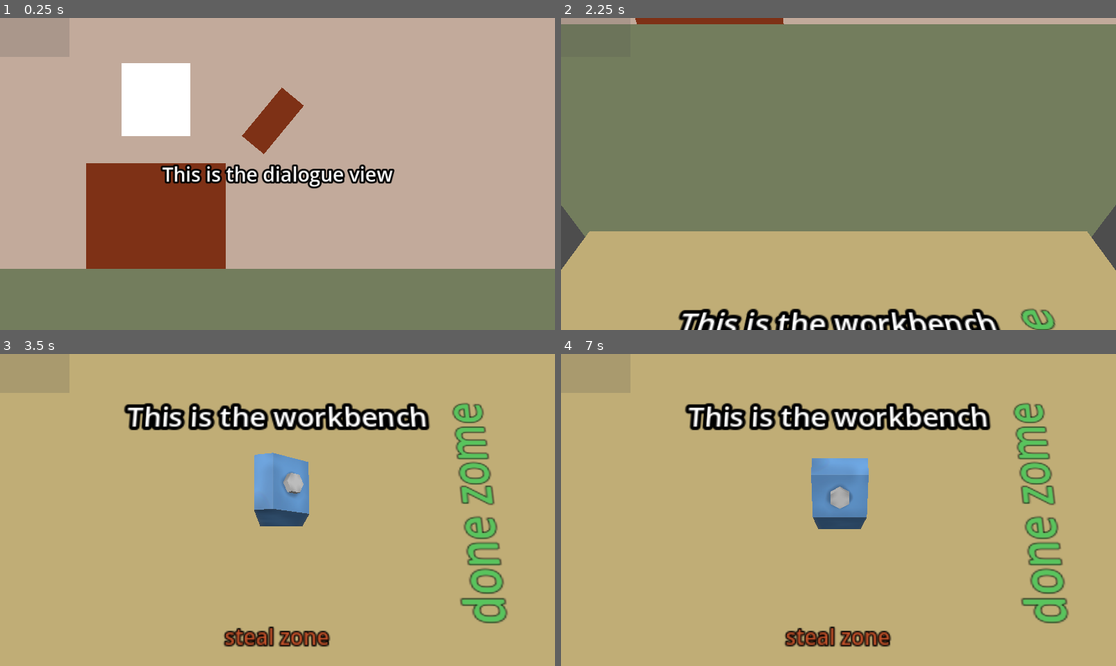
Above: before the commit, frames 1-4 (two rows, left to right).
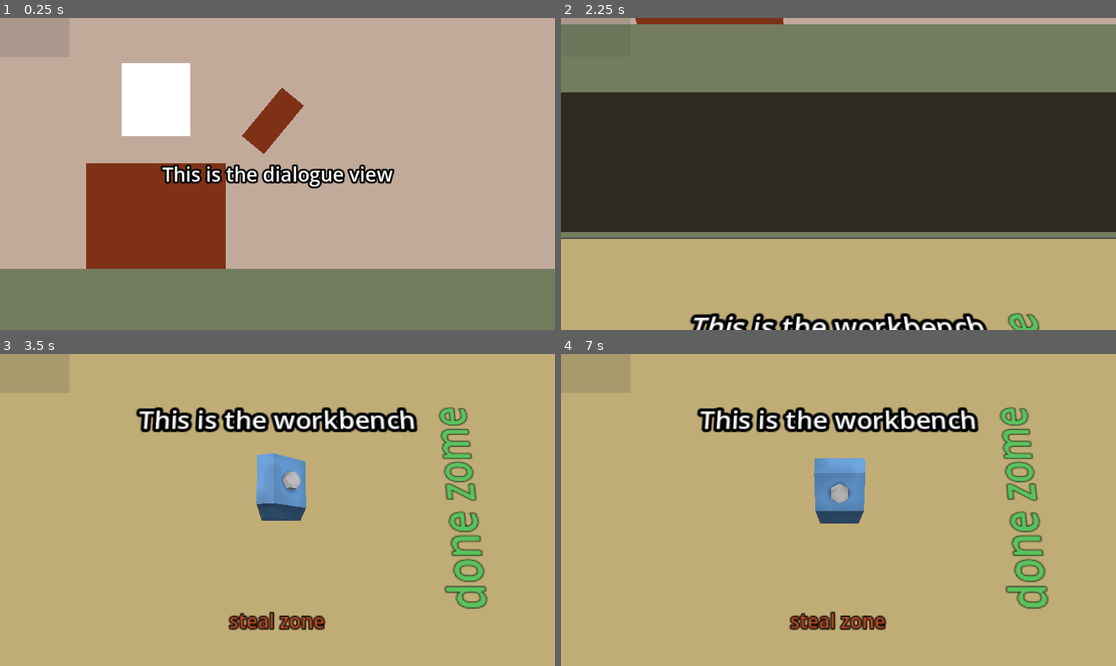
Above: after the commit, the same moments.

Repository: tudormacovei/winter_game
Game: Godot game, scene res://main_game_view/workspace.tscn
Two runs of this game, one before a commit and one after it. Both use one fixed random seed, a clock stepped at 60 frames per second and the inputs below. This scene is started directly instead of the project's main scene.
Inputs:
- Up to frame 1 (0.25 s): no input
- Up to frame 2 (2.25 s): tap Enter at 0.5, 2 s; hold D (object_rotate_right) 0.53-1.28 s; hold S (object_rotate_bottom) 0.53-1.28 s; tap Space at 1.25 s; hold A (object_rotate_left) 1.28-2.03 s; tap W (object_rotate_top) at 1.35 s; hold D (object_rotate_right) from 2.03 s (still down); hold Q (toggle_view) from 2.03 s (still down)
- Up to frame 3 (3.5 s): keep holding D (object_rotate_right); release Q (toggle_view) at 2.78 s; tap S (object_rotate_bottom) at 2.85 s
- Up to frame 4 (7 s): release D (object_rotate_right) at 3.53 s; hold W (object_rotate_top) 3.53-4.28 s; hold A (object_rotate_left) 3.53-5.78 s; tap Q (toggle_view) at 4.35 s; tap Space at 5, 6.5 s; hold S (object_rotate_bottom) 5.03-5.78 s; tap Enter at 5.75 s; hold D (object_rotate_right) from 5.78 s (still down); tap W (object_rotate_top) at 5.85 s; hold Q (toggle_view) from 6.53 s (still down)

The runs differ from the first frame. In frame 2, 50% of the frame differs, in the area x 0-100%, y 23-100%; in frame 3, 10%; in frame 4, 10%.

Commit message:
Re-organize workspace scene

Diff:
--- /dev/null
+++ b/main_game_view/materials/off_black.tres
@@ -0,0 +1,5 @@
+[gd_resource type="StandardMaterial3D" format=3 uid="uid://d0rrs65alkyrs"]
+
+[resource]
+shading_mode = 0
+albedo_color = Color(0.18, 0.17244, 0.1296, 1)
--- a/main_game_view/workspace.tscn
+++ b/main_game_view/workspace.tscn
@@ -1,9 +1,10 @@
-[gd_scene load_steps=12 format=3 uid="uid://qq7fn5km1o4b"]
+[gd_scene load_steps=13 format=3 uid="uid://qq7fn5km1o4b"]
 
 [ext_resource type="Material" uid="uid://3504gcpvku0f" path="res://main_game_view/materials/white.tres" id="1_dkgyy"]
 [ext_resource type="Script" uid="uid://d4gvs2ht2gxk6" path="res://main_game_view/scripts/camera_control.gd" id="1_jt3v7"]
 [ext_resource type="Material" uid="uid://ckao64resnyu5" path="res://main_game_view/materials/grey.tres" id="1_q336l"]
 [ext_resource type="Material" uid="uid://bgnv3408a5txv" path="res://main_game_view/materials/olive_green.tres" id="2_7cfoo"]
+[ext_resource type="Material" uid="uid://d0rrs65alkyrs" path="res://main_game_view/materials/off_black.tres" id="3_6aodu"]
 [ext_resource type="Material" uid="uid://de6i82a3il87d" path="res://main_game_view/materials/pastel_yellow.tres" id="3_i0vej"]
 [ext_resource type="Material" uid="uid://b5qkcsma2jofn" path="res://main_game_view/materials/dark_red.tres" id="3_kvbp6"]
 [ext_resource type="PackedScene" uid="uid://bc01kpxj88dy8" path="res://object_manipulation/object_rotator.tscn" id="4_xo82b"]
@@ -18,41 +19,52 @@
 
 [node name="workspace" type="Node3D"]
 
-[node name="DialogueView" type="MeshInstance3D" parent="."]
-transform = Transform3D(4, 0, 0, 0, -1.7484555e-07, -4, 0, 4, -1.7484555e-07, -0.0010784268, -0.0041418076, -4.431217)
+[node name="DialogueView" type="Node3D" parent="."]
+
+[node name="DialogueViewBackground" type="MeshInstance3D" parent="DialogueView"]
+transform = Transform3D(5.163039, 0, 0, 0, -1.7484555e-07, -4, 0, 4, -1.7484555e-07, -0.0010784268, -0.0041418076, -4.431217)
 material_override = ExtResource("1_q336l")
 cast_shadow = 0
 mesh = SubResource("PlaneMesh_8pwe6")
+skeleton = NodePath("../..")
 
 [node name="Dialogue_Background2" type="MeshInstance3D" parent="DialogueView"]
-transform = Transform3D(1.0407827, 0, 0, 0, 1, 1.7763568e-15, 0, 0, 0.41652045, 0, 0.22104311, 0.66763985)
+transform = Transform3D(5.170317, 0, 0, 0, -1.7484555e-07, -1.6660818, 0, 4, -7.2826744e-08, -0.0010784268, -2.6747012, -3.5470448)
 material_override = ExtResource("2_7cfoo")
 cast_shadow = 0
 mesh = SubResource("PlaneMesh_8pwe6")
 skeleton = NodePath("../..")
 
 [node name="Dialogue_Background3" type="MeshInstance3D" parent="DialogueView"]
-transform = Transform3D(0.20114696, 0, 0, 0, 1, 1.7763568e-15, 0, 0, 0.29835084, -0.3513974, 0.14023495, 0.2671403)
+transform = Transform3D(0.80458784, 0, 0, 0, -1.7484555e-07, -1.1934034, 0, 4, -5.2165312e-08, -1.406668, -1.072703, -3.8702774)
 material_override = ExtResource("3_kvbp6")
 cast_shadow = 0
 mesh = SubResource("PlaneMesh_8pwe6")
 skeleton = NodePath("../..")
 
 [node name="Dialogue_Background4" type="MeshInstance3D" parent="DialogueView"]
-transform = Transform3D(0.100301534, 0, 0, 0, 0.72968733, 4.440892e-16, 0, 0, 0.10553913, -0.3513974, 0.14023495, -0.21596727)
+transform = Transform3D(0.40120614, 0, 0, 0, -1.2758258e-07, -0.4221565, 0, 2.9187493, -1.8453045e-08, -1.406668, 0.85972726, -3.8702774)
 material_override = ExtResource("1_dkgyy")
 cast_shadow = 0
 mesh = SubResource("PlaneMesh_8pwe6")
 skeleton = NodePath("../..")
 
 [node name="Dialogue_Background5" type="MeshInstance3D" parent="DialogueView"]
-transform = Transform3D(0.031213261, -2.7812703e-08, -0.056637354, 1.1253045e-09, 0.99999994, -8.892298e-10, 0.025743961, -9.989872e-09, 0.06866997, -0.012871787, 0.1600815, -0.15168951)
+transform = Transform3D(0.124853045, -1.1125081e-07, -0.22654942, -0.102975845, -1.3488605e-07, -0.27467987, 8.881784e-16, 3.9999998, -1.5563558e-08, -0.052565575, 0.60261625, -3.7908912)
 material_override = ExtResource("3_kvbp6")
 cast_shadow = 0
 mesh = SubResource("PlaneMesh_8pwe6")
+skeleton = NodePath("../DialogueViewBackground")
+
+[node name="Dialogue_Background6" type="MeshInstance3D" parent="DialogueView"]
+transform = Transform3D(2.4978786, 0, 0, 0, 0.31420797, -0.20983483, 0, 2.4883661, 0.15272424, -0.0010784268, -0.76505363, -0.9739411)
+material_override = ExtResource("3_6aodu")
+cast_shadow = 0
+mesh = SubResource("PlaneMesh_8pwe6")
+skeleton = NodePath("../DialogueViewBackground")
 
 [node name="Camera3D" type="Camera3D" parent="."]
-transform = Transform3D(1, 0, 0, 0, 1, 1.7484555e-07, 0, -1.7484555e-07, 1, 0, 0, 0)
+transform = Transform3D(1, 0, 0, 0, 0.99999994, 0, 0, 0, 0.99999994, 0, 0, 0)
 fov = 50.0
 script = ExtResource("1_jt3v7")
 
@@ -64,29 +76,33 @@
 transform = Transform3D(1, 0, 0, 0, 1, 0, 0, 0, 1, 0, 0, -2.7284288)
 text = "This is the dialogue view"
 
-[node name="WorkbenchView" type="MeshInstance3D" parent="."]
-transform = Transform3D(1.3208376, 0, 0, 0, 4, 0, 0, 0, 0.9477355, -0.0010784268, -1.3744134, -0.21590245)
+[node name="WorkbenchView" type="Node3D" parent="."]
+transform = Transform3D(1, 0, 0, 0, 1, 0, 0, 0, 1, 0, -1.1738847, -0.04025507)
+
+[node name="WorkbenchBackground" type="MeshInstance3D" parent="WorkbenchView"]
+transform = Transform3D(2.0515313, 0, 0, 0, 4, 0, 0, 0, 0.9477355, -0.0010784268, -0.31450438, -0.21590245)
 material_override = ExtResource("3_i0vej")
 cast_shadow = 0
 mesh = SubResource("PlaneMesh_8pwe6")
+skeleton = NodePath("../..")
 
 [node name="Label3D2" type="Label3D" parent="WorkbenchView"]
-transform = Transform3D(0.75709534, 0, 0, 0, -1.0927847e-08, 0.25, 0, -1.0551466, -4.612191e-08, 0.00081647193, 0.015469283, -0.44617897)
+transform = Transform3D(1, 0, 0, 0, -4.371139e-08, 1, 0, -0.9999999, -4.3711374e-08, 0, -0.25262725, -0.6387621)
 text = "This is the workbench"
 font_size = 24
 
 [node name="ObjectRotator" parent="WorkbenchView" instance=ExtResource("4_xo82b")]
-transform = Transform3D(0.75709534, 0, 0, 0, -1.0927847e-08, 0.25, 0, -1.0551466, -4.612192e-08, 0.0039198594, 0.061763763, -0.048258588)
+transform = Transform3D(1, 0, 0, 0, -4.371139e-08, 1, 0, -0.9999999, -4.3711378e-08, 0.004099071, -0.06744933, -0.26163882)
 
 [node name="Label3D3" type="Label3D" parent="WorkbenchView"]
-transform = Transform3D(0.75709534, 0, 0, 0, -1.0927847e-08, 0.24999999, 0, -1.0551466, -4.6121908e-08, 0.00081647193, 0.015469283, 0.47866374)
+transform = Transform3D(1, 0, 0, 0, -4.371139e-08, 0.99999994, 0, -0.9999999, -4.371137e-08, 0, -0.25262725, 0.23774418)
 modulate = Color(0.749467, 0.31661773, 0.16700774, 1)
 text = "steal zone"
 font_size = 16
 outline_size = 4
 
 [node name="Label3D4" type="Label3D" parent="WorkbenchView"]
-transform = Transform3D(-5.2117983e-08, -1.0551465, -4.612191e-08, 0, -1.0927846e-08, 0.24999999, -1.1923205, 4.6121908e-08, 5.9867315e-15, 0.5899992, 0.015469283, -0.03779961)
+transform = Transform3D(-6.883939e-08, -1.3936771, -6.0919554e-08, 0, -4.3711385e-08, 0.99999994, -1.1300044, 4.371137e-08, 5.673838e-15, 0.7782147, -0.25262725, -0.25172648)
 modulate = Color(0.34509805, 0.76862746, 0.3647059, 1)
 text = "done zome"
 font_size = 30
